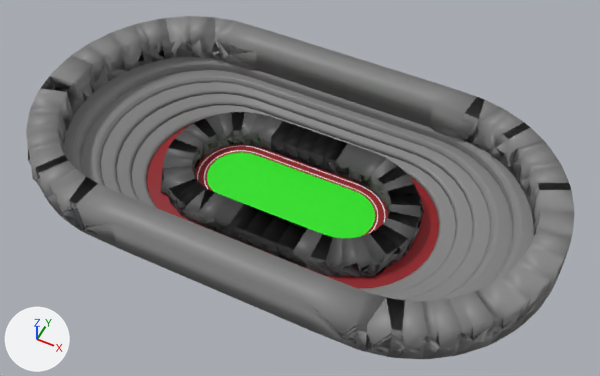
Renders of the Blender file Ludum Dare 53/Assets/Track.blend from each side of a commit.
Both versions are drawn from a camera (50 mm lens) standing at (28.19, -12.77, 12.69) and looking at (23.27, -2.92, 0.39). The lights are fixed; the arrows at lower left show +X, +Y and +Z.
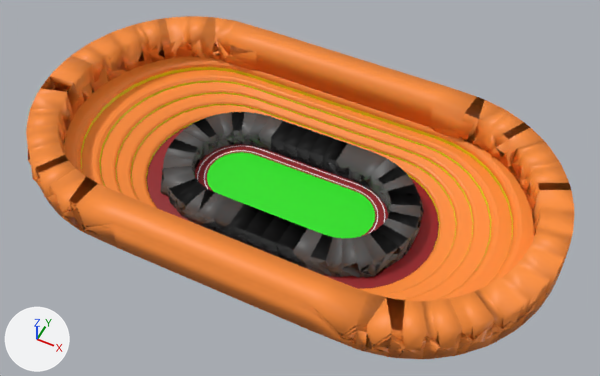
Boxes [x1, y1, x2, y2] around the edits, measured in the pictures (600 x 376 px):
```json
{"object": "Circle.001", "change": "recoloured", "before": [26, 16, 575, 359], "after": [26, 16, 575, 359], "on screen": "grey to orange"}
{"object": "Circle", "change": "recoloured", "before": [64, 57, 534, 301], "after": [64, 57, 534, 301], "on screen": "grey to orange"}
```

Edits to the scene script, one JSON object a line:
```json
{"op": "set", "path": "mat_material_005.base_color", "old": "(0.229, 0.229, 0.229)", "new": "(1.0, 0.272, 0.0366)", "note": "grey #848484 -> orange #ff8e36"}
{"op": "set", "path": "mat_material_006.base_color", "old": "(0.124, 0.124, 0.124)", "new": "(0.881, 0.785, 0.0)", "note": "dark grey #636363 -> yellow #f1e500"}
```
